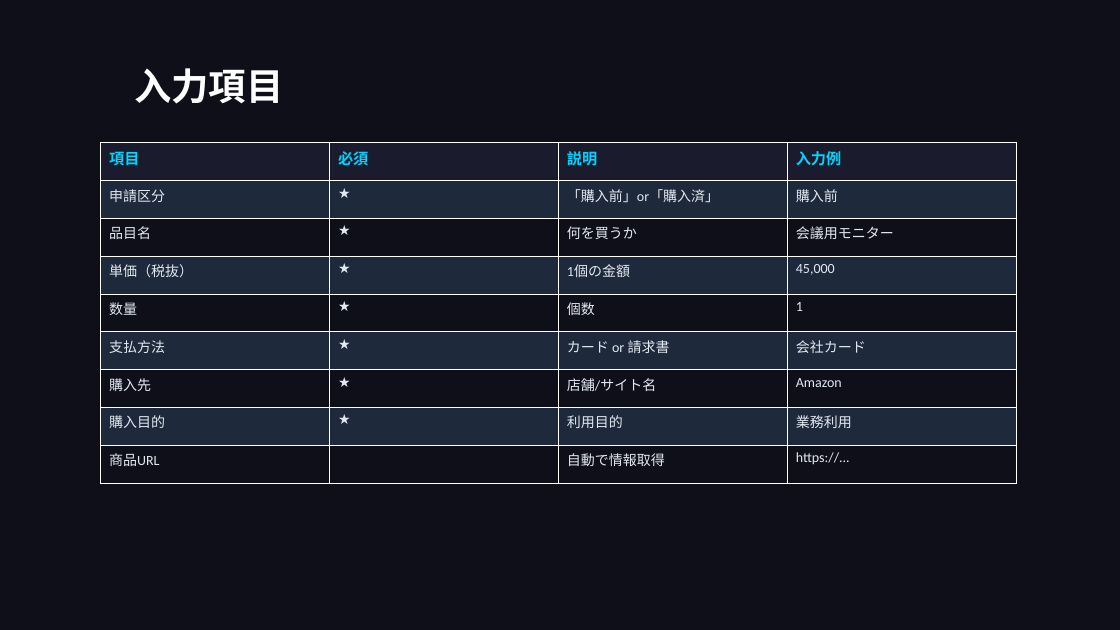
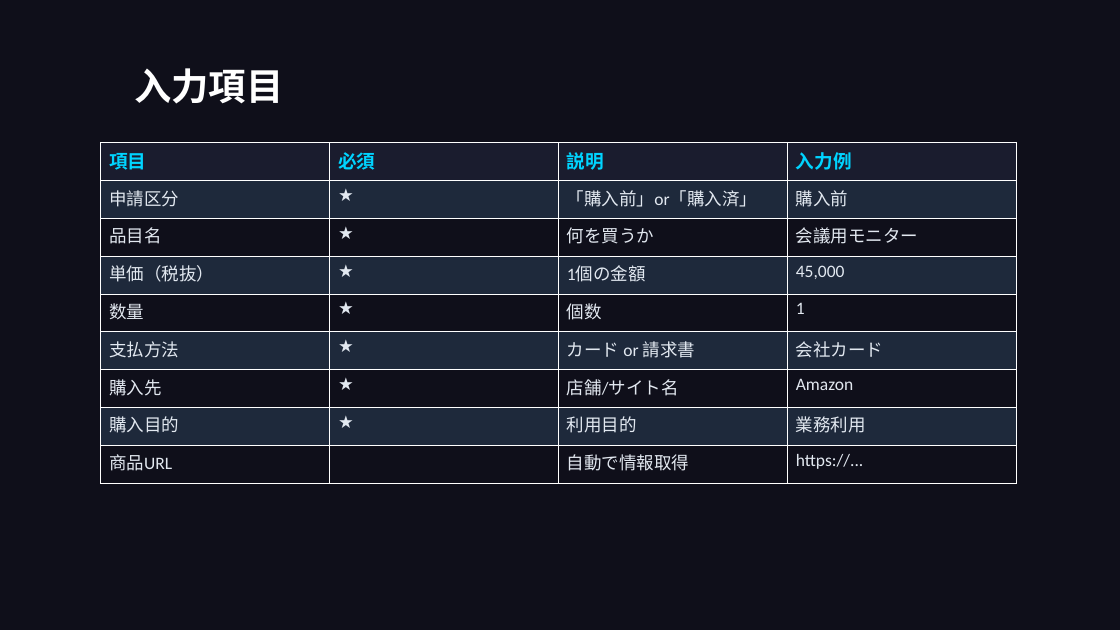
Before and after one commit to takeshiizawa123/next-procurement-poc, a slide deck: slide 9 of docs/user-manual.pptx (slide 8 before the commit). Drawn at 1120x630 pixels with LibreOffice and Linux fonts; fonts in the diff are those of the drawing. Boxes give left, top, right and bottom in pixels: in the first picture for what was removed or moved away, otherwise in the second. Text is boxed around its words. In the diff, an @@ line names an element or a change of style, - is before the commit and + after.

```diff
--- a/docs/user-manual.pptx
+++ b/docs/user-manual.pptx
@@ table at [101,143,1018,483] @@
@@ size 13 to 16 pt in "項目", "必須", "説明", "入力例" @@
@@ size 12 to 15 pt @@
```
Also in this commit, not shown: 24 other slides changed, 1 slide added, 5 other files.
